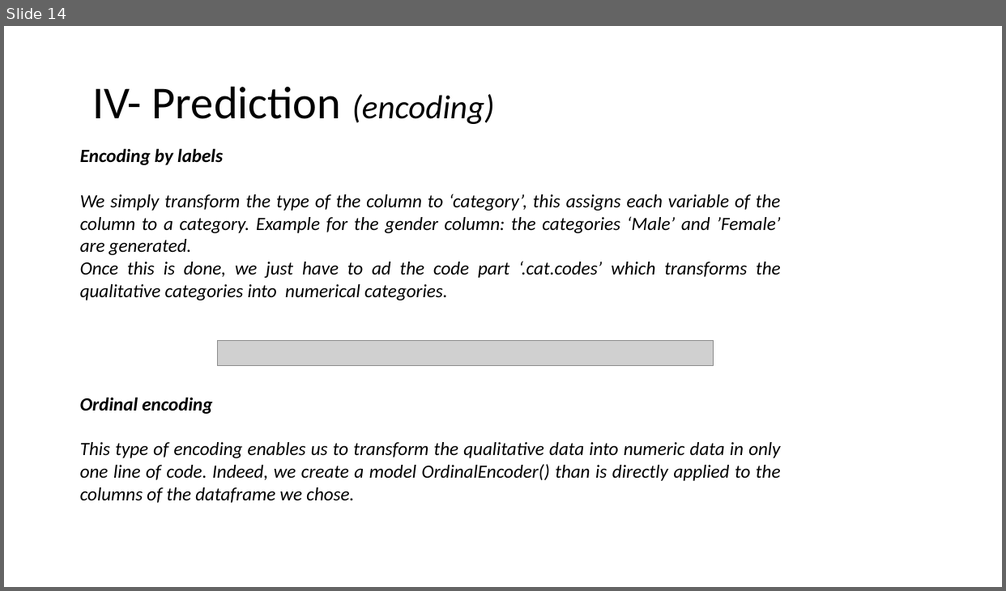
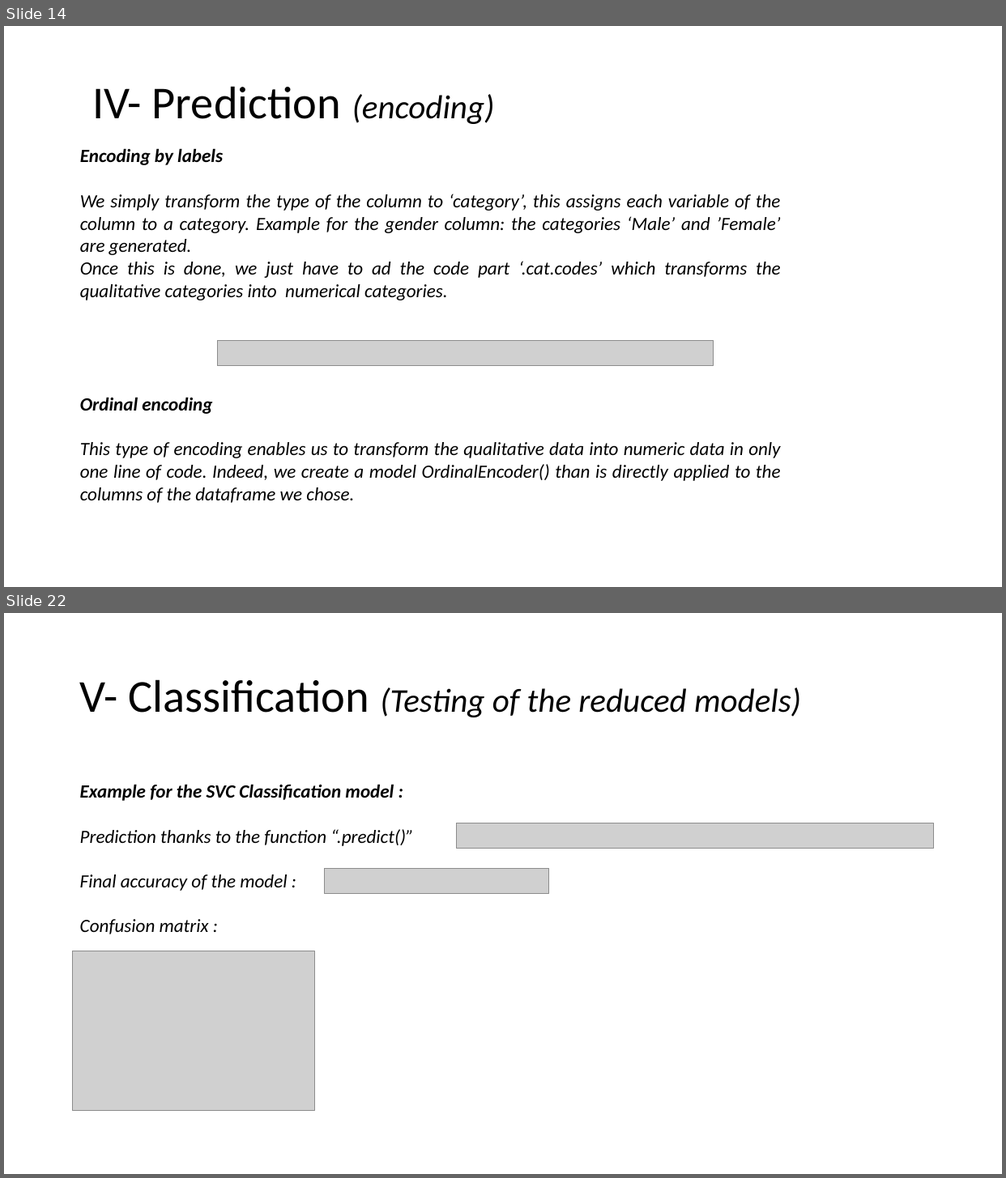
Before and after one commit to Leodespt/Projet_Python, a slide deck: Presentation_Python.pptx. Shown one above the other, each under a label of ours: slide 14 before the commit, slides 14 and 22 after it; the slides between them are not shown. The pictures are 1006x591 and 1006x1178 pixels, drawn with LibreOffice and Linux fonts; fonts in the diff are those of the drawing; grey boxes stand for pictures. Boxes give left, top, right and bottom in pixels: in the first picture for what was removed or moved away, otherwise in the second. Text is boxed around its words. In the diff, an @@ line names an element or a change of style, - is before the commit and + after.

```diff
--- a/Presentation_Python.pptx
+++ b/Presentation_Python.pptx
@@ slide 22 added at (4,613,1002,1174), background #FFFFFF @@
@@ title added at (80,679,801,717), 32 pt, text #000000, italic @@
+V- Classification (Testing of the reduced models)
@@ text added at (80,784,413,935), 18 pt, text #000000, italic @@
+Example for the SVC Classification model :
+Prediction thanks to the function “.predict()”
+Final accuracy of the model :
+Confusion matrix :
@@ picture added at (456,824,933,849) @@
@@ picture added at (325,868,549,894) @@
@@ picture added at (73,952,315,1111) @@
```
Also in this commit, not shown: 4 slides changed, 4 other slides added.
